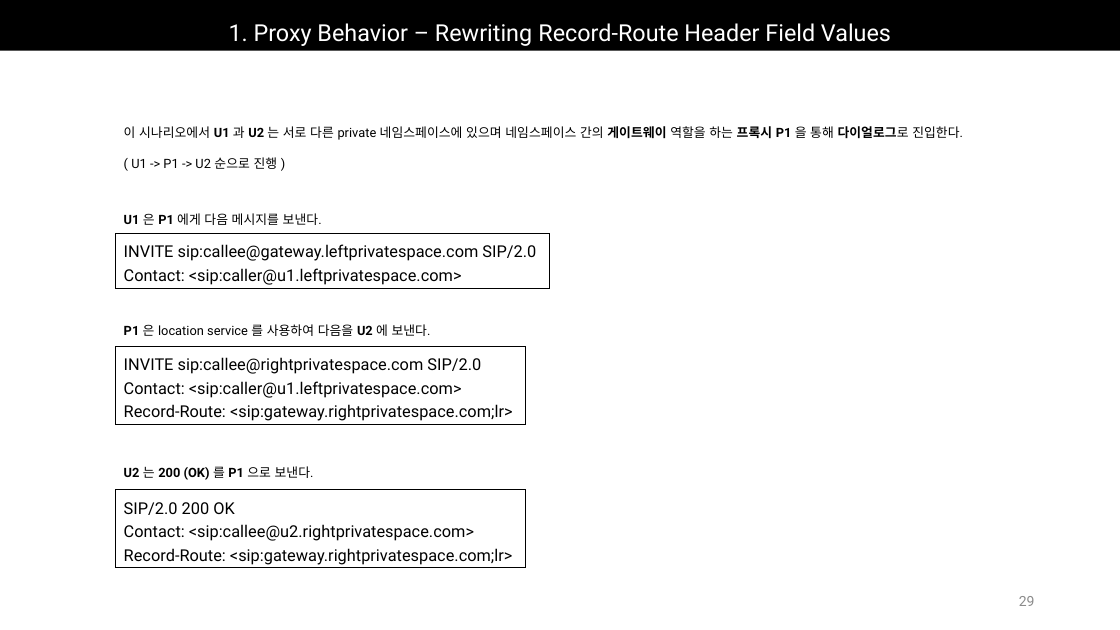
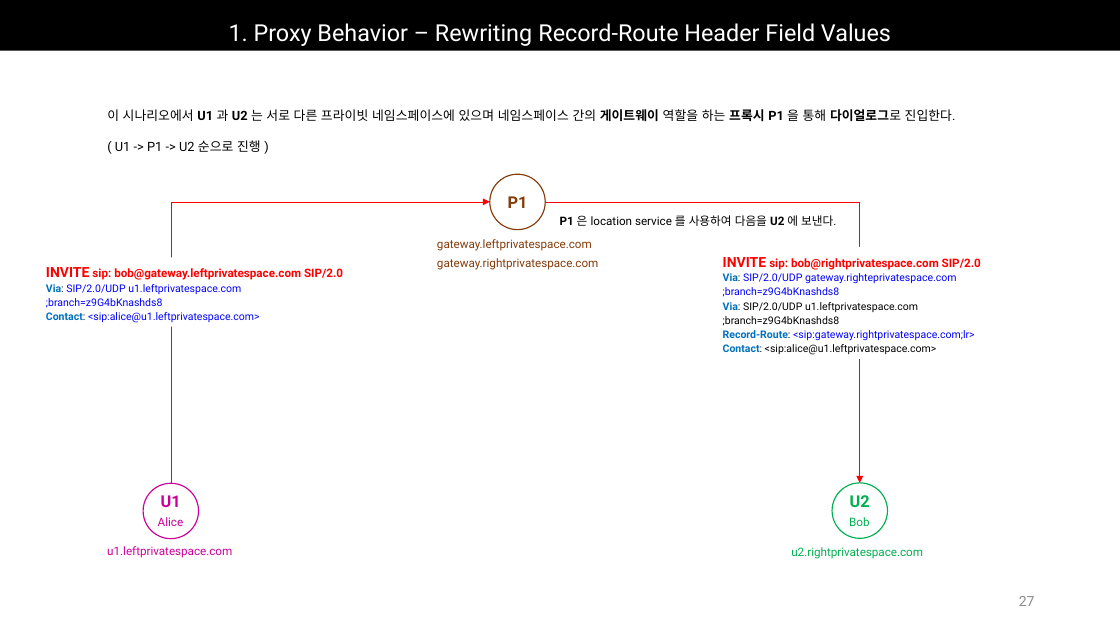
Before and after one commit to Epsilonely/SIP-Survey, a slide deck: slide 27 of 세미나 3차.pptx (slide 29 before the commit). Drawn at 1120x630 pixels with LibreOffice and Linux fonts; fonts in the diff are those of the drawing. Boxes give left, top, right and bottom in pixels: in the first picture for what was removed or moved away, otherwise in the second. Text is boxed around its words. In the diff, an @@ line names an element or a change of style, - is before the commit and + after.

```diff
--- a/세미나 3차.pptx
+++ b/세미나 3차.pptx
@@ text "이 시나리오에서 U1 과 U2 ...": place and size @@
-text "이 시나리오에서 U1 과 U2 ..." at (124,126,963,169)
+text "이 시나리오에서 U1 과 U2 ..." at (107,109,956,152)
@@ text at (107,109,956,121): text changed @@
-이 시나리오에서 U1 과 U2 는 서로 다른 private 네임스페이스에 있으며 네임스페이스 간의 게이트웨이 역할을 하는 프록시 P1 을 통해 다이얼로그로 진입한다.
+이 시나리오에서 U1 과 U2 는 서로 다른 프라이빗 네임스페이스에 있으며 네임스페이스 간의 게이트웨이 역할을 하는 프록시 P1 을 통해 다이얼로그로 진입한다.
@@ ellipse added at (490,174,545,229), fill #FFFFFF, outline #843C0B 1 pt, 14 pt, text #843C0B, bold @@
+P1
@@ elbow arrow added from (171, 483) to (490, 202), #FF0000 0.5 pt @@
@@ elbow arrow added from (545, 202) to (860, 483), #FF0000 0.5 pt @@
@@ text "P1 은 location service 를 ...": place and size @@
-text "P1 은 location service 를 ..." at (124,324,431,336)
+text "P1 은 location service 를 ..." at (560,215,836,226)
@@ text "P1 은 location service 를 ..." at (560,215,836,226): size 11 to 10 pt @@
@@ text removed at (124,213,322,225) @@
-U1 은 P1 에게 다음 메시지를 보낸다.
@@ text added at (437,239,592,251), 10 pt, text #843C0B @@
+gateway.leftprivatespace.com
@@ text added at (46,267,343,323), 9 pt, text #0000FF @@
+INVITE sip: bob@gateway.leftprivatespace.com SIP/2.0
+Via: SIP/2.0/UDP u1.leftprivatespace.com
+;branch=z9G4bKnashds8
+Contact: <sip:alice@u1.leftprivatespace.com>
@@ text added at (437,258,598,270), 10 pt, text #843C0B @@
+gateway.rightprivatespace.com
@@ text "INVITE sip: bob@rightprivatespace.com SIP/2.0": place and size @@
-text "INVITE sip: bob@rightprivatespace.com SIP/2.0" at (115,234,549,288)
+text "INVITE sip: bob@rightprivatespace.com SIP/2.0" at (723,257,981,355)
@@ text "INVITE sip: bob@rightprivatespace.com SIP/2.0" at (723,257,981,355): outline #000000 0.75 pt to none @@
@@ text at (723,257,981,355): text changed; size 14 to 9 pt; text colour #000000 to #0000FF @@
-INVITE sip:callee@gateway.leftprivatespace.com SIP/2.0
-Contact: <sip:caller@u1.leftprivatespace.com>
+INVITE sip: bob@rightprivatespace.com SIP/2.0
+Via: SIP/2.0/UDP gateway.righteprivatespace.com
+;branch=z9G4bKnashds8
+Via: SIP/2.0/UDP u1.leftprivatespace.com
+;branch=z9G4bKnashds8
+Record-Route: <sip:gateway.rightprivatespace.com;lr>
+Contact: <sip:alice@u1.leftprivatespace.com>
@@ rectangle removed at (115,346,526,424) @@
-INVITE sip:callee@rightprivatespace.com SIP/2.0
-Contact: <sip:caller@u1.leftprivatespace.com>
-Record-Route: <sip:gateway.rightprivatespace.com;lr>
@@ text removed at (124,466,314,480) @@
-U2 는 200 (OK) 를 P1 으로 보낸다.
@@ rectangle removed at (115,490,526,568) @@
-SIP/2.0 200 OK
-Contact: <sip:callee@u2.rightprivatespace.com>
-Record-Route: <sip:gateway.rightprivatespace.com;lr>
@@ ellipse added at (143,483,198,539), fill #FFFFFF, outline #CC0099 1 pt, 14 pt, text #CC0099, bold @@
+U1
@@ ellipse added at (833,483,888,539), fill #FFFFFF, outline #00B050 1 pt, 14 pt, text #00B050, bold @@
+U2
@@ text added at (158,517,184,526), 10 pt, text #CC0099 @@
+Alice
@@ text added at (849,517,869,526), 10 pt, text #00B050 @@
+Bob
@@ text added at (107,546,232,558), 10 pt, text #CC0099 @@
+u1.leftprivatespace.com
@@ text added at (791,547,923,559), 10 pt, text #00B050 @@
+u2.rightprivatespace.com
@@ page number at (1019,596,1035,606): text changed @@
-29
+27
```
Also in this commit, not shown: 27 other slides changed, 3 slides added, 11 slides removed, 2 other files.
